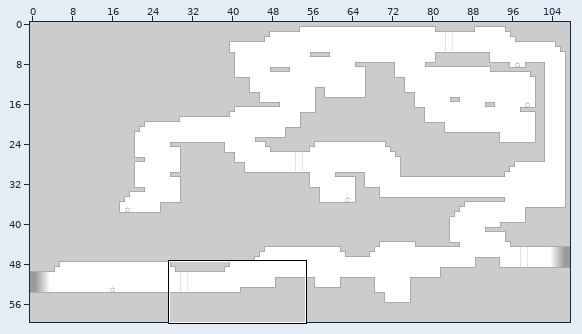
An edit to a level. Tiled map, KoboldKit/Super_Stick_Spy/Resources/Demo/DemoStage001.tmx. The picture above shows the old version from afar; the outline marks the close-up.
Close-up. Old version:
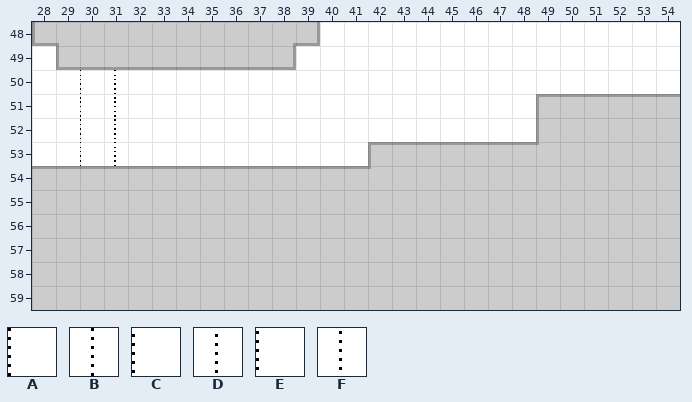
Cells are 16x16 px. Shown: x 28..54, y 48..59. The commit also changed other parts of the map, which this record leaves out. Tiles whose own drawing changed are shown in their newer look in all pictures.
Key: from "Tileset_Geometry_16x16_256": A 83, B 84, C 98, D 99, E 113, F 114.
_ is an empty cell.
Layers that did not change in this view are not listed.
Layer "sublayer" before, first column x 28:
48 ___________________________
49 ___________________________
50 __AB_______________________
51 __CD_______________________
52 __EF_______________________
53 __AB_______________________
54 ___________________________
55 ___________________________
56 ___________________________
57 ___________________________
58 ___________________________
59 ___________________________
And afterwards:
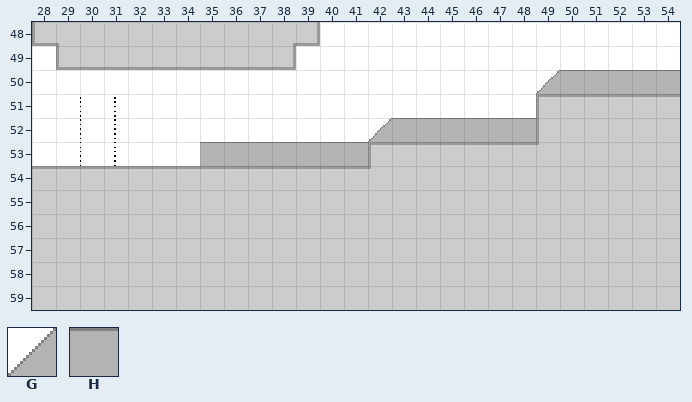
Further tiles: from "Tileset_Geometry_16x16_256": G 101, H 103.
Edits made:
Changed rows in their new state; . is an unchanged cell.
Layer "sublayer":
first column x 31:
50 _.................GHHHHH
52 ...........GHHHHHH......
53 ....HHHHHHH.............
Where, in picture pixels (left, top, right, bottom), the same in both close-ups:
removed: (114, 70, 116, 94)
added: (536, 70, 680, 94)
added: (200, 118, 536, 166)
